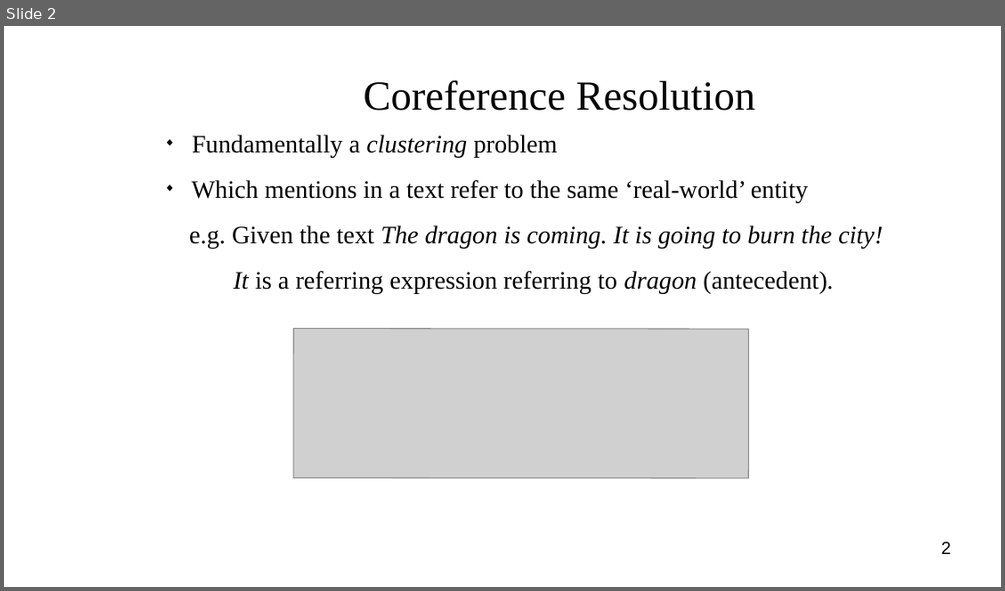
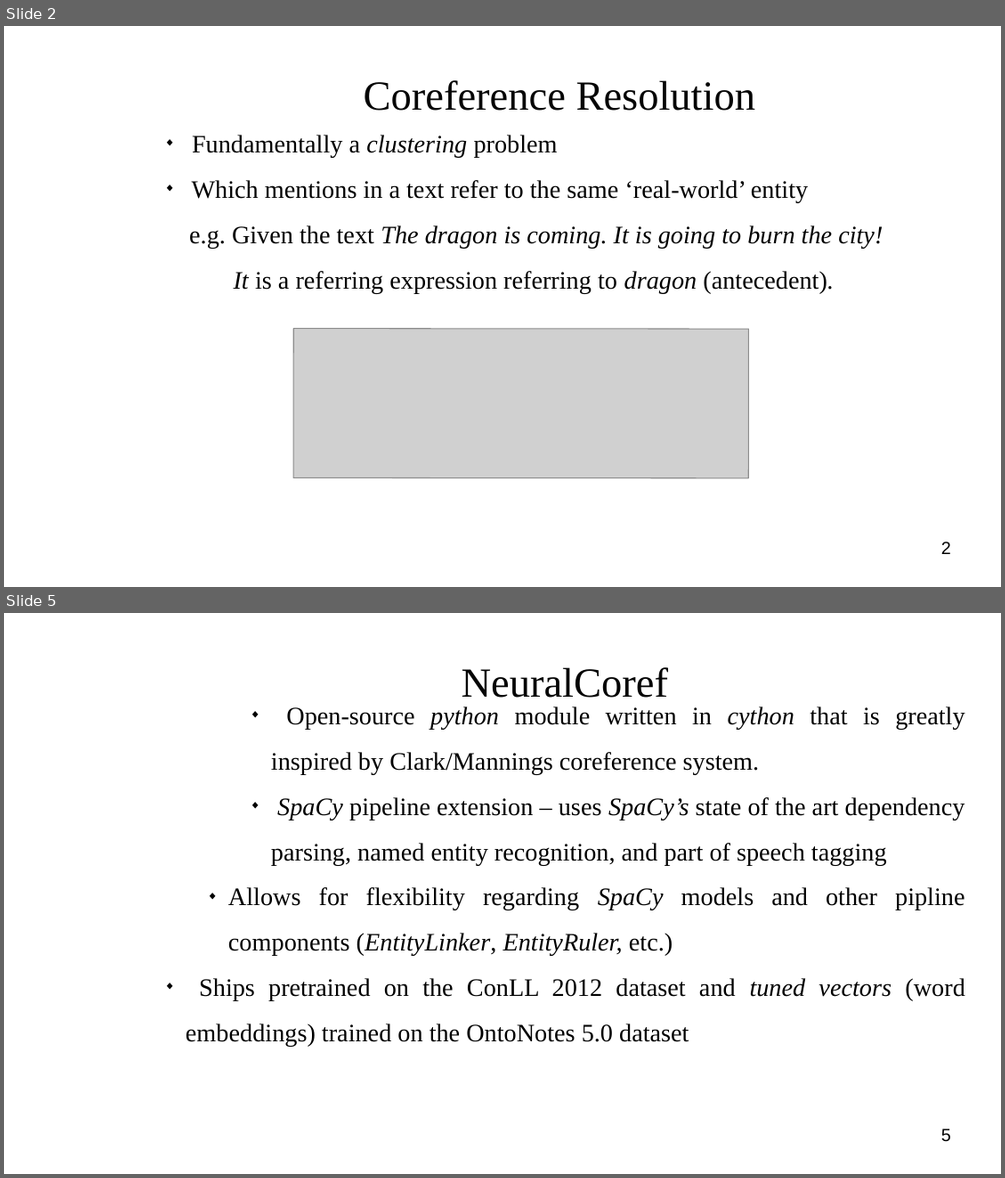
Before and after one commit to masonedmison/coref, a slide deck: documentation/presentation/cs710_presentation.odp. Shown one above the other, each under a label of ours: slide 2 before the commit, slides 2 and 5 after it; the slides between them are not shown. The pictures are 1005x591 and 1005x1178 pixels, drawn with LibreOffice and Linux fonts; fonts in the diff are those of the drawing; grey boxes stand for pictures; background and template pictures are left out. Boxes give left, top, right and bottom in pixels: in the first picture for what was removed or moved away, otherwise in the second. Text is boxed around its words. In the diff, an @@ line names an element or a change of style, - is before the commit and + after.

```diff
--- a/documentation/presentation/cs710_presentation.odp
+++ b/documentation/presentation/cs710_presentation.odp
@@ slide 5 added at (4,613,1001,1174), background picture (left out) @@
@@ title added at (461,667,668,698), 33 pt, text #050505 @@
+NeuralCoref
@@ subtitle added at (186,706,965,1046), 20 pt, text #000000 @@
+◆ Open-source python module written in cython that is greatly inspired by Clark/Mannings coreference system.
+◆ SpaCy pipeline extension – uses SpaCy’s state of the art dependency parsing, named entity recognition, and part of speech tagging
+    ◆ Allows for flexibility regarding SpaCy models and other pipline components (EntityLinker, EntityRuler, etc.)
+◆ Ships pretrained on the ConLL 2012 dataset and tuned vectors (word embeddings) trained on the OntoNotes 5.0 dataset
@@ page number added at (941,1128,951,1142), 14 pt, text #000000 @@
+5
```
Also in this commit, not shown: 1 slide changed, 6 other slides added, 1 slide removed, 32 other files.
